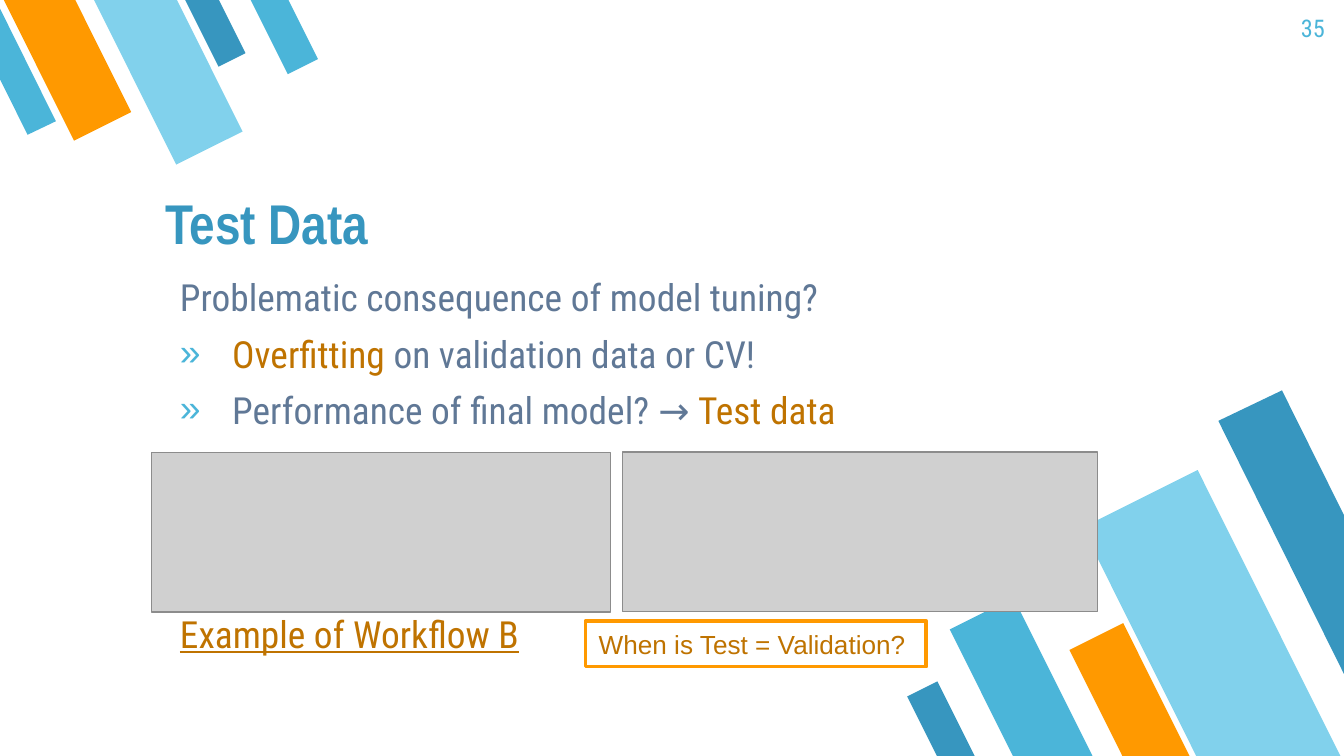
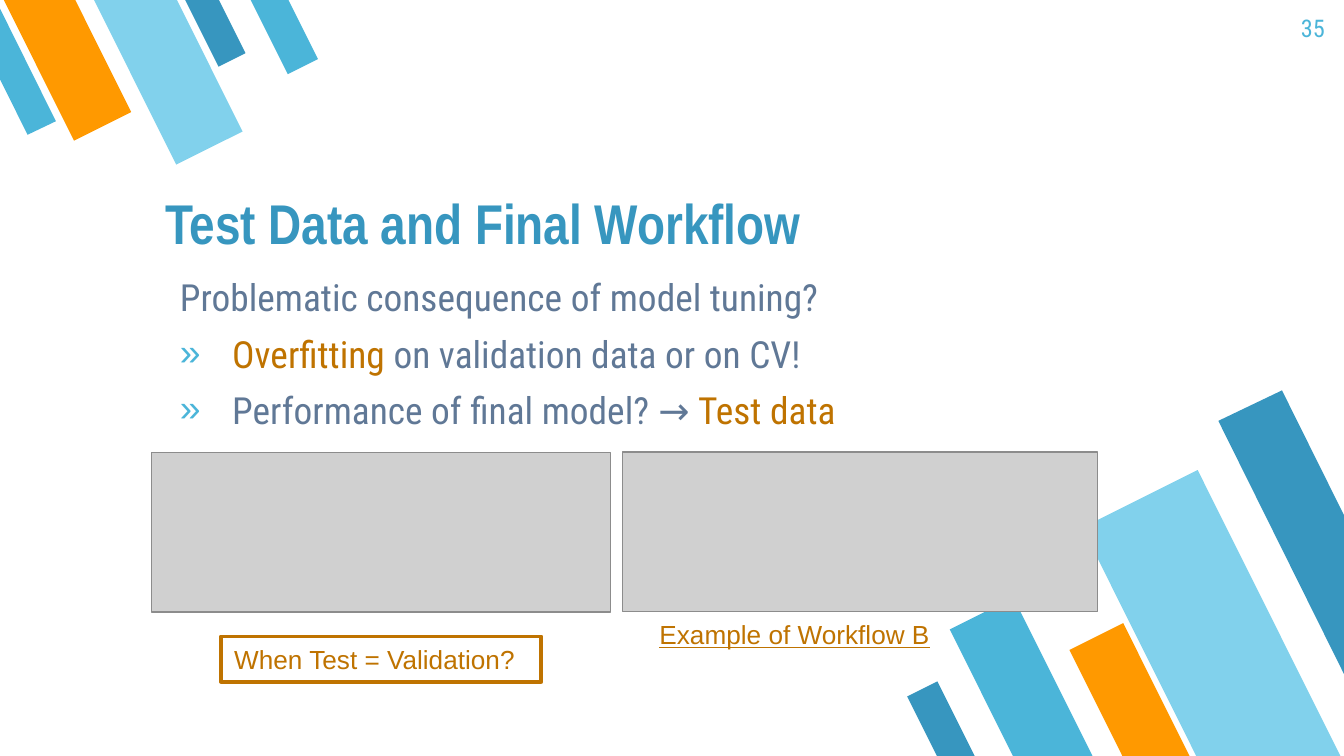
Before and after one commit to mayer79/ml_lecture, a slide deck: slide 35 of slides/ML_Lecture.pptx. Drawn at 1344x756 pixels with LibreOffice and Linux fonts; fonts in the diff are those of the drawing; grey boxes stand for pictures. Boxes give left, top, right and bottom in pixels: in the first picture for what was removed or moved away, otherwise in the second. Text is boxed around its words. In the diff, an @@ line names an element or a change of style, - is before the commit and + after.

```diff
--- a/slides/ML_Lecture.pptx
+++ b/slides/ML_Lecture.pptx
@@ title at box(165, 203, 801, 245): text changed @@
-Test Data
+Test Data and Final Workflow
@@ text at box(232, 339, 800, 376): text changed @@
-» Overfitting on validation data or CV!
+» Overfitting on validation data or on CV!
@@ text at box(180, 619, 518, 656): paragraph removed @@
-Example of Workflow B
@@ text added at box(659, 625, 929, 650), 14 pt, text #BF7300, underline @@
+Example of Workflow B
@@ rectangle "When Test = Validation?": place and size @@
-rectangle "When Test = Validation?" at box(586, 621, 927, 667)
+rectangle "When Test = Validation?" at box(220, 637, 540, 683)
@@ rectangle "When Test = Validation?" at box(220, 637, 540, 683): outline #FF9900 2 pt to #BF7300 2 pt @@
@@ text in rectangle at box(234, 650, 515, 670): text changed @@
-When is Test = Validation?
+When Test = Validation?
```
Also in this commit, not shown: 5 other slides changed, 4 other files.
